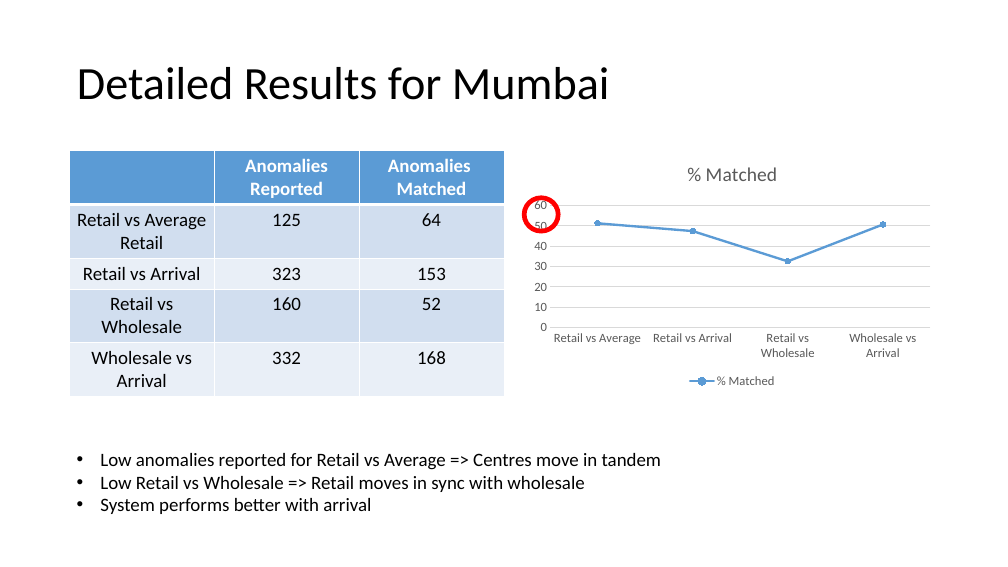
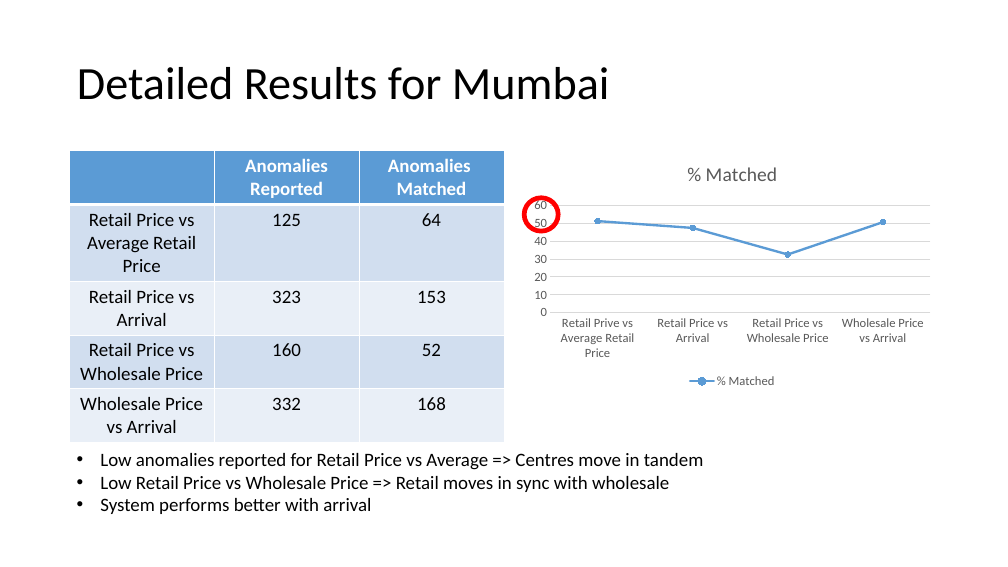
Before and after one commit to baldvaritesh/mtp, a slide deck: slide 15 of thesisPresentation/Thesis - Updated.pptx. Drawn at 1008x567 pixels with LibreOffice and Linux fonts; fonts in the diff are those of the drawing. Boxes give left, top, right and bottom in pixels: in the first picture for what was removed or moved away, otherwise in the second. Text is boxed around its words. In the diff, an @@ line names an element or a change of style, - is before the commit and + after.

Commit message:
changed presentation little bit

```diff
--- a/thesisPresentation/Thesis - Updated.pptx
+++ b/thesisPresentation/Thesis - Updated.pptx
@@ line chart at box(526, 148, 939, 392) @@
-categories: Retail vs Average, Retail vs Arrival, Retail vs Wholesale, Wholesale vs Arrival
+categories: Retail Prive vs Average Retail Price, Retail Price vs Arrival, Retail Price vs Wholesale Price, Wholesale Price vs Arrival
@@ table at box(70, 151, 505, 439) @@
-row 2, column 1: Retail vs Average Retail
+row 2, column 1: Retail Price vs Average Retail Price
-row 3, column 1: Retail vs Arrival
+row 3, column 1: Retail Price vs Arrival
-row 4, column 1: Retail vs Wholesale
+row 4, column 1: Retail Price vs Wholesale Price
-row 5, column 1: Wholesale vs Arrival
+row 5, column 1: Wholesale Price vs Arrival
@@ text at box(100, 453, 703, 492): text changed @@
-• Low anomalies reported for Retail vs Average => Centres move in tandem
-• Low Retail vs Wholesale => Retail moves in sync with wholesale
+• Low anomalies reported for Retail Price vs Average => Centres move in tandem
+• Low Retail Price vs Wholesale Price => Retail moves in sync with wholesale
```
Also in this commit, not shown: 8 other slides changed.
